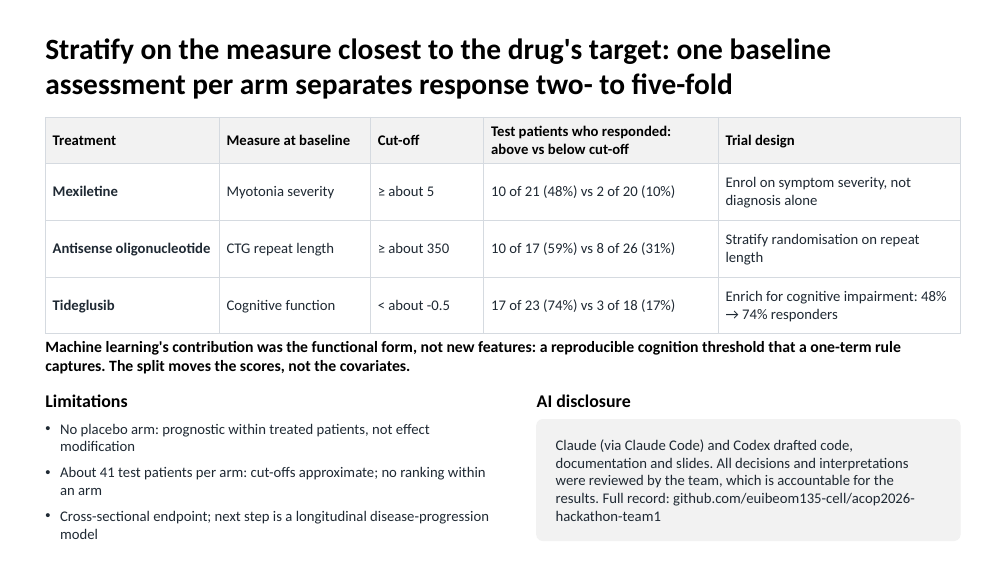
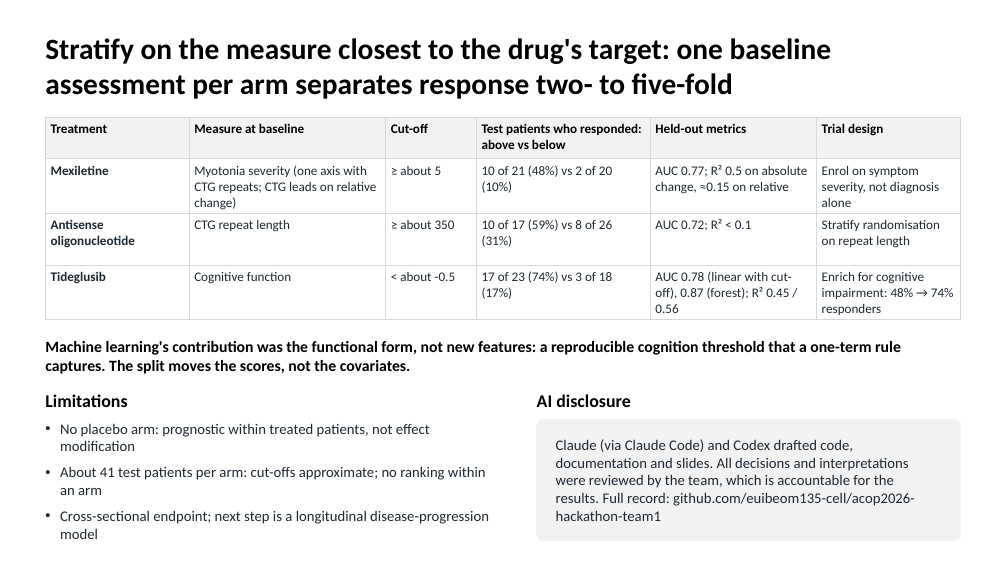
Before and after one commit to euibeom135-cell/acop2026-hackathon-team1, a slide deck: slide 6 of slides/Team1_DM1_slides.pptx. Drawn at 1008x567 pixels with LibreOffice and Linux fonts; fonts in the diff are those of the drawing. Boxes give left, top, right and bottom in pixels: in the first picture for what was removed or moved away, otherwise in the second. Text is boxed around its words. In the diff, an @@ line names an element or a change of style, - is before the commit and + after.

```diff
--- a/slides/Team1_DM1_slides.pptx
+++ b/slides/Team1_DM1_slides.pptx
@@ table at bbox=[45, 117, 960, 319] @@
-column 2, row 2: Myotonia severity
+column 2, row 2: Myotonia severity (one axis with CTG repeats; CTG leads on relative change)
-column 4: Test patients who responded: above vs below cut-off | 10 of 21 (48%) vs 2 of 20 (10%) | 10 of 17 (59%) vs 8 of 26 (31%) | 17 of 23 (74%) vs 3 of 18 (17%)
+column 4: Test patients who responded: above vs below | 10 of 21 (48%) vs 2 of 20 (10%) | 10 of 17 (59%) vs 8 of 26 (31%) | 17 of 23 (74%) vs 3 of 18 (17%)
+column 5: Held-out metrics | AUC 0.77; R² 0.5 on absolute change, ≈0.15 on relative | AUC 0.72; R² < 0.1 | AUC 0.78 (linear with cut-off), 0.87 (forest); R² 0.45 / 0.56
```
